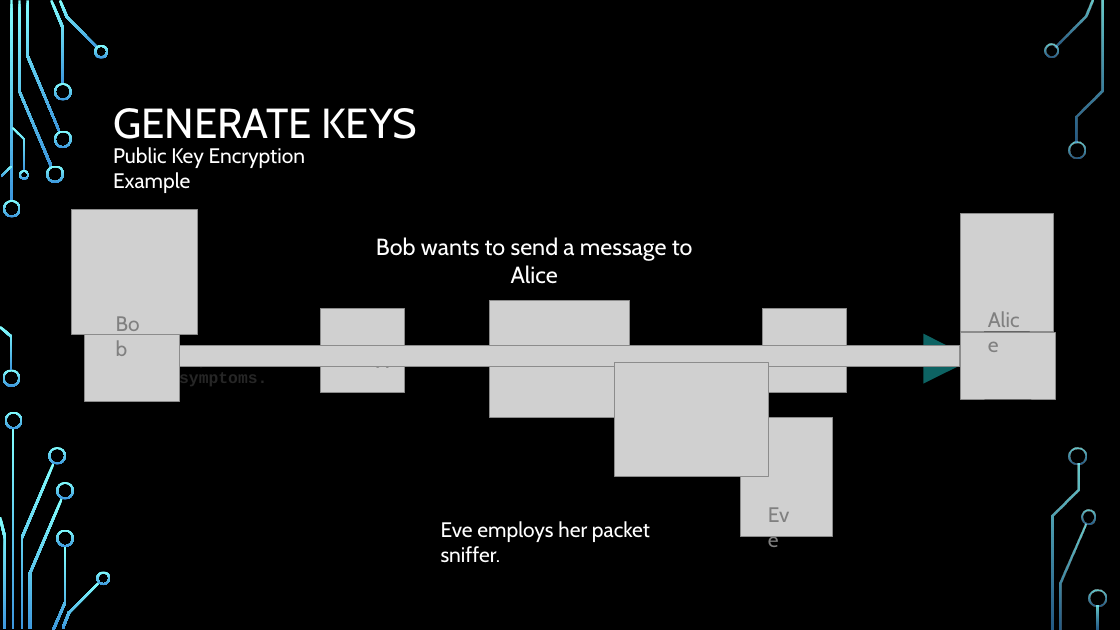
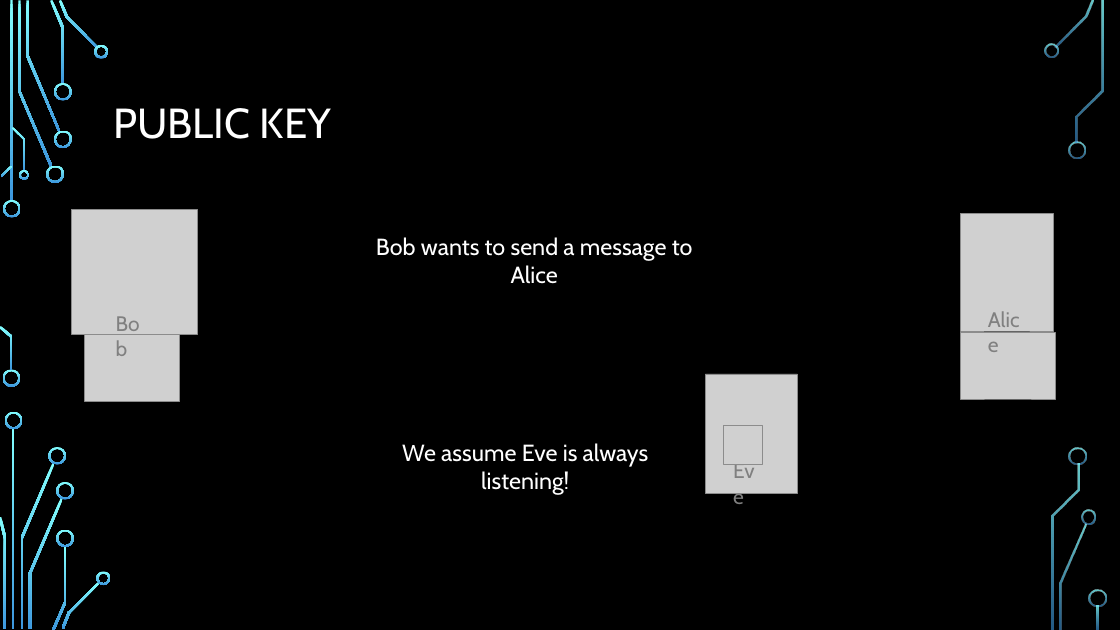
Before and after one commit to rugbyprof/4663-Cryptography, a slide deck: slide 10 of Assignments/A08/4663_Encryption_Layer_Project.pptx (slide 9 before the commit). Drawn at 1120x630 pixels with LibreOffice and Linux fonts; fonts in the diff are those of the drawing; grey boxes stand for pictures; background and template pictures are left out. Boxes give left, top, right and bottom in pixels: in the first picture for what was removed or moved away, otherwise in the second. Text is boxed around its words. In the diff, an @@ line names an element or a change of style, - is before the commit and + after.

```diff
--- a/Assignments/A08/4663_Encryption_Layer_Project.pptx
+++ b/Assignments/A08/4663_Encryption_Layer_Project.pptx
@@ title at (113, 108, 331, 139): text changed @@
-GENERATE KEYS
+PUBLIC KEY
@@ text removed at (113, 147, 305, 193) @@
-Public Key Encryption Example
@@ picture removed at (321, 309, 405, 393) @@
@@ picture removed at (490, 301, 630, 418) @@
@@ picture removed at (763, 309, 847, 393) @@
@@ text removed at (179, 352, 866, 369) @@
-I promise. Its not syphilis. Doc said Covid 19 and Syphilis have exact symptoms.
@@ arrow removed from (180, 357) to (974, 359) @@
@@ picture removed at (180, 345, 960, 367) @@
@@ picture removed at (615, 363, 770, 476) @@
@@ picture: place and size @@
-picture at (740, 418, 832, 537)
+picture at (706, 374, 797, 493)
@@ text added at (402, 443, 649, 495), 20 pt, text #FFFFFF @@
+We assume Eve is always listening!
@@ text "Eve" rewrapped from (441, 522, 473, 537) to (522, 444, 558, 462) @@
@@ picture added at (724, 426, 763, 465) @@
@@ text removed at (441, 521, 650, 563) @@
-Eve employs her packet sniffer.
```
Also in this commit, not shown: 8 other slides changed, 8 slides added, 2 slides removed, 7 other files.
